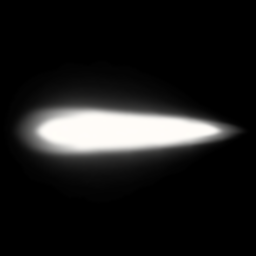
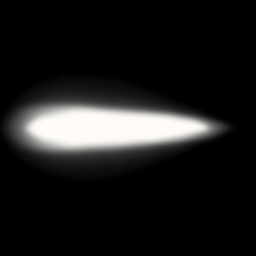
Before/after of a 256x256 layered artwork. What changed in the layer stack:
removed layer "Layer 1" over (x1=3, y1=62, x2=248, y2=201)
added layer "Layer 2" above "Layer 3" over (x1=0, y1=70, x2=241, y2=185)
